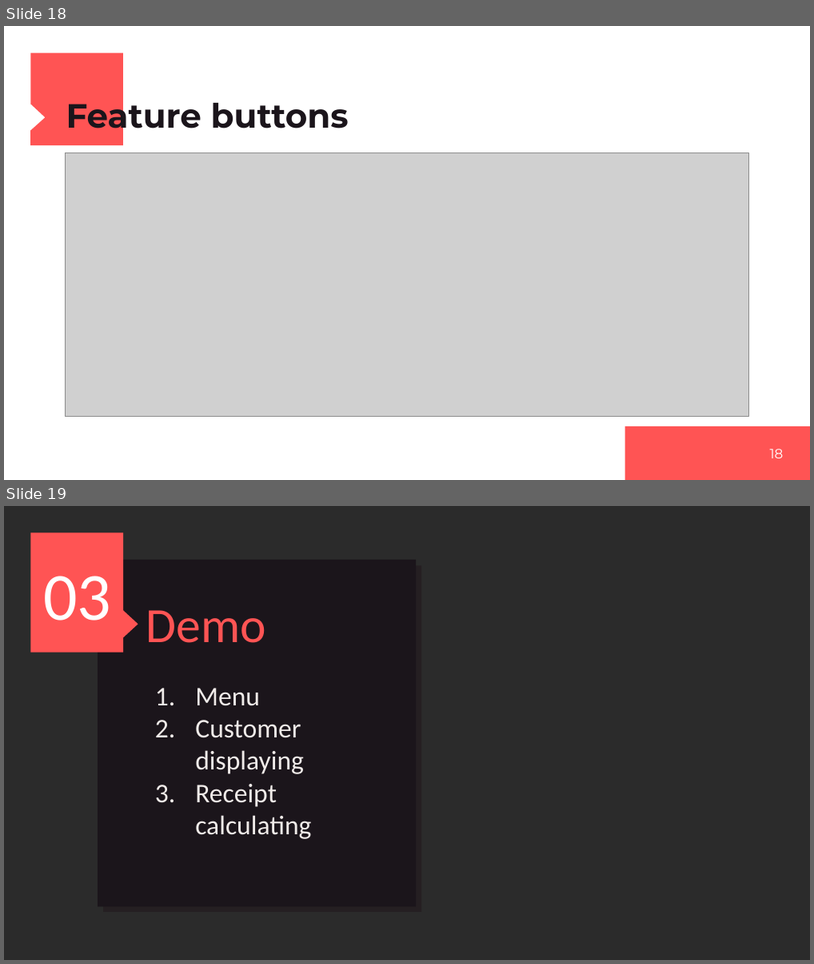
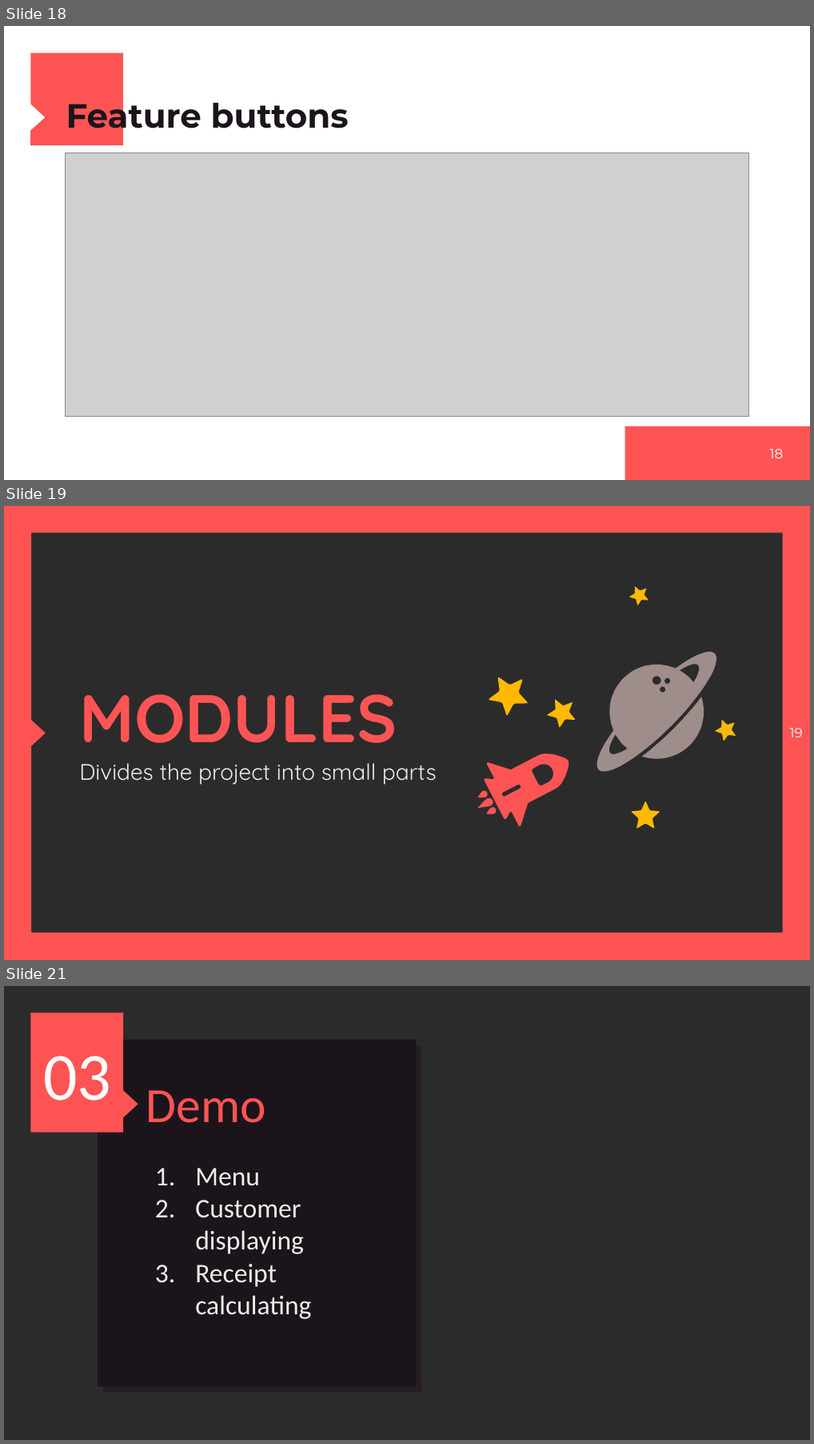
Before and after one commit to Daviddoan1412/pp2021_midteam, a slide deck: Project_Python.pptx. Shown one above the other, each under a label of ours: slides 18 and 19 before the commit, slides 18, 19 and 21 after it; the slides between them are not shown. The pictures are 814x964 and 814x1444 pixels, drawn with LibreOffice and Linux fonts; fonts in the diff are those of the drawing; grey boxes stand for pictures; background and template pictures are left out; a plain dark background stands for a picture behind light text. Boxes give left, top, right and bottom in pixels: in the first picture for what was removed or moved away, otherwise in the second. Text is boxed around its words. In the diff, an @@ line names an element or a change of style, - is before the commit and + after.

```diff
--- a/Project_Python.pptx
+++ b/Project_Python.pptx
@@ slide 19 added at [4, 506, 810, 960], background picture (left out) @@
@@ frame added at [4, 506, 810, 959], fill #FF5454 @@
@@ freeform shape added at [626, 583, 651, 607], fill #FFB900 @@
@@ freeform shape added at [484, 666, 537, 720], fill #FFB900 @@
@@ freeform shape added at [598, 652, 717, 772], fill #9E8D8B @@
@@ title added at [79, 694, 397, 743], 60 pt, text #FF5454, bold @@
+MODULES
@@ freeform shape added at [543, 693, 580, 729], fill #FFB900 @@
@@ freeform shape added at [642, 696, 704, 759], fill #9E8D8B @@
@@ triangle added at [30, 719, 45, 747], fill #FF5454 @@
@@ freeform shape added at [713, 715, 742, 744], fill #FFB900 @@
@@ page number added at [790, 728, 803, 737], 12 pt, text #FFFFFF @@
+19
@@ subtitle added at [79, 763, 437, 784], 20 pt, text #F0EBE9 @@
+Divides the project into small parts
@@ group added at [472, 736, 571, 835]: 4 freeform shapes @@
@@ freeform shape added at [632, 801, 661, 828], fill #FFB900 @@
@@ what was slide 19 is now slide 21 @@
```
Also in this commit, not shown: 2 slides changed, 1 other slide added.
